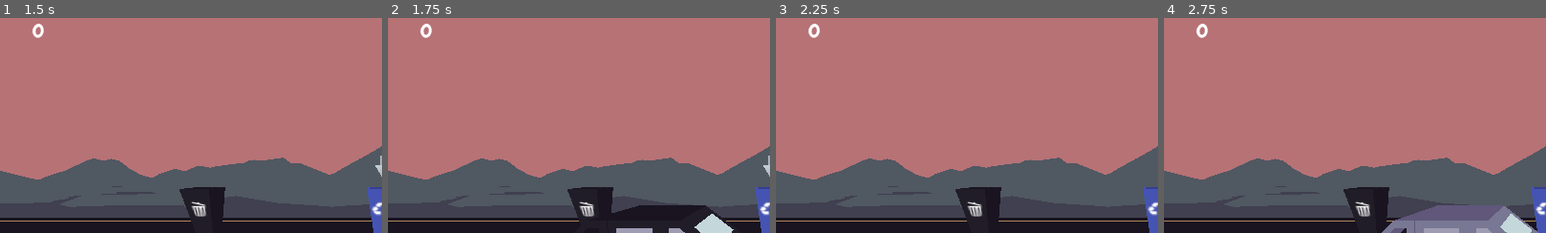
Above: before the commit, frames 1-4 (left to right).
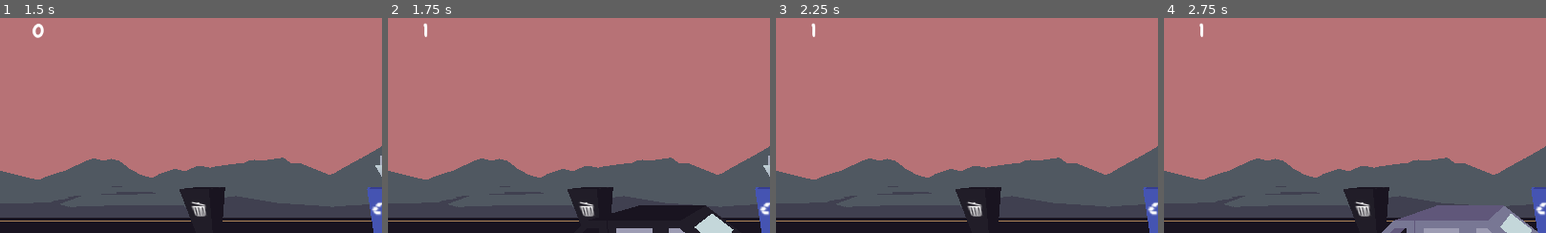
Above: after the commit, the same moments.

Repository: Manas701/SVCGameJam
Game: Godot game, scene res://scenes/manasScene.tscn
Same seed, same stepped clock (60 frames per second), same inputs: the game is played once before the commit and once after it. Sound files missing from this copy of the repository are replaced by a short silence.
Inputs:
- Up to frame 1 (1.5 s): hold Right (select_right) 0.53-1.28 s; hold Space (swing) 0.53-1.28 s; hold Left (select_left) from 1.28 s (still down); tap Space (swing) at 1.35 s
- Up to frame 2 (1.75 s): keep holding Left (select_left)
- Up to frame 3 (2.25 s): release Left (select_left) at 2.03 s; hold Right (select_right) from 2.03 s (still down); hold Space (swing) from 2.03 s (still down)
- Up to frame 4 (2.75 s): keep holding Right (select_right); keep holding Space (swing)
The pictures show only the part of the screen within x 0-50%, y 0-50%; the shares and areas given below are measured in that part.

Frame 1 is identical in both runs. In frame 2, 0.1% of the frame differs, in the area x 8-12%, y 2-10%; in frame 3, 0.1%; in frame 4, 0.1%.

Commit message:
updated score_label

Diff:
--- a/assets/scripts/score_label.gd
+++ b/assets/scripts/score_label.gd
@@ -8,5 +8,5 @@
 
 # Called every frame. 'delta' is the elapsed time since the previous frame.
 func _process(delta):
-	#text = String("[center]" + Scorer.score + "[/center]")'
+	text = str("[center]" + str(Scorer.score) + "[/center]")
 	pass
